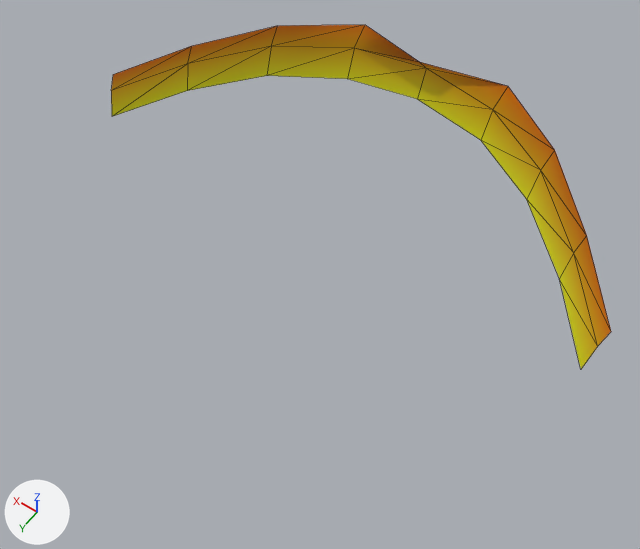
Before and after pictures for a commit that changed the glTF model models/hair/brother_moustache.glb.
Before and after are seen from a 50 mm lens placed at (-0.0489, -0.1037, 1.792), pointed at (-0.0029, -0.1682, 1.6906). Lighting does not change. The marker at lower left points along +X, +Y and +Z. The older version comes first. Mesh edges are drawn as thin lines. Vertices at exactly the same position are counted once.

The first picture shows 'brother_moustache'.
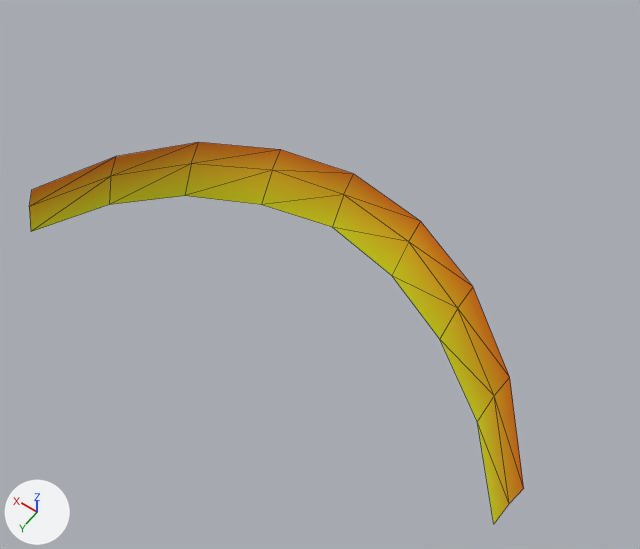
What changed in the scene script:
```text
Change me_brother_moustache:
    remove me_brother_moustache.from_pydata(...)  # 27 vertices, 32 faces; spans x -0.0421..0.0421, y -0.2017..-0.1721, z 1.6952..1.7087
    add me_brother_moustache.from_pydata(...)  # 27 vertices, 32 faces; spans x -0.0424..0.0424, y -0.1807..-0.1517, z 1.686..1.6993
    me_brother_moustache part 1
    me_brother_moustache.vertices[0].co: (-0.0421, -0.1751, 1.7011) -> (-0.0424, -0.155, 1.6919)  # pixel (611, 331) -> pixel (523, 488)
    me_brother_moustache.vertices[1].co: (-0.0416, -0.1736, 1.6992) -> (-0.0418, -0.1532, 1.69)  # pixel (597, 346) -> pixel (509, 503)
    me_brother_moustache.vertices[2].co: (-0.0331, -0.1828, 1.7024) -> (-0.0335, -0.1635, 1.6931)  # pixel (573, 252) -> pixel (494, 395)
    me_brother_moustache.vertices[3].co: (-0.0336, -0.1847, 1.7045) -> (-0.0341, -0.1659, 1.6952)  # pixel (586, 235) -> pixel (509, 377)
    me_brother_moustache.vertices[4].co: (-0.041, -0.1721, 1.6952) -> (-0.0412, -0.1517, 1.686)  # pixel (580, 369) -> pixel (493, 524)
    me_brother_moustache.vertices[5].co: (-0.0327, -0.1814, 1.6981) -> (-0.0329, -0.1614, 1.6889)  # pixel (559, 278) -> pixel (477, 421)
    me_brother_moustache.vertices[6].co: (-0.0233, -0.1917, 1.7046) -> (-0.0234, -0.1711, 1.6955)  # pixel (540, 170) -> pixel (457, 308)
    me_brother_moustache.vertices[7].co: (-0.0238, -0.1942, 1.7068) -> (-0.0239, -0.1739, 1.6976)  # pixel (554, 150) -> pixel (473, 286)
    me_brother_moustache.vertices[8].co: (-0.023, -0.1899, 1.7001) -> (-0.0229, -0.1683, 1.6912)  # pixel (526, 199) -> pixel (439, 339)
    me_brother_moustache.vertices[9].co: (-0.0121, -0.1983, 1.7051) -> (-0.0121, -0.1768, 1.6961)  # pixel (492, 109) -> pixel (408, 241)
    me_brother_moustache.vertices[10].co: (-0.0124, -0.2017, 1.7073) -> (-0.0123, -0.1793, 1.6983)  # pixel (508, 86) -> pixel (420, 221)
    me_brother_moustache.vertices[11].co: (-0.012, -0.1964, 1.7004) -> (-0.0118, -0.1734, 1.6917)  # pixel (480, 140) -> pixel (391, 275)
    me_brother_moustache.vertices[12].co: (0.0, -0.1996, 1.706) -> (0.0, -0.1782, 1.697)  # pixel (426, 68) -> pixel (343, 194)
    me_brother_moustache.vertices[13].co: (0.0, -0.1973, 1.7087) -> (0.0, -0.1807, 1.6993)  # pixel (419, 62) -> pixel (353, 173)
    me_brother_moustache.vertices[14].co: (0.0, -0.1978, 1.7013) -> (0.0, -0.1753, 1.6925)  # pixel (417, 99) -> pixel (332, 227)
    me_brother_moustache.vertices[15].co: (0.0121, -0.1983, 1.7051) -> (0.0121, -0.1768, 1.6961)  # pixel (354, 48) -> pixel (272, 170)
    me_brother_moustache.vertices[16].co: (0.0124, -0.2017, 1.7073) -> (0.0123, -0.1793, 1.6983)  # pixel (365, 24) -> pixel (280, 149)
    me_brother_moustache.vertices[17].co: (0.012, -0.1964, 1.7004) -> (0.0118, -0.1734, 1.6917)  # pixel (347, 79) -> pixel (261, 204)
    me_brother_moustache.vertices[18].co: (0.0233, -0.1917, 1.7046) -> (0.0234, -0.1711, 1.6955)  # pixel (271, 46) -> pixel (191, 163)
    me_brother_moustache.vertices[19].co: (0.0238, -0.1942, 1.7068) -> (0.0239, -0.1739, 1.6976)  # pixel (277, 25) -> pixel (198, 142)
    me_brother_moustache.vertices[20].co: (0.023, -0.1899, 1.7001) -> (0.0229, -0.1683, 1.6912)  # pixel (266, 75) -> pixel (184, 195)
    me_brother_moustache.vertices[21].co: (0.0331, -0.1828, 1.7024) -> (0.0335, -0.1635, 1.6931)  # pixel (187, 63) -> pixel (110, 176)
    me_brother_moustache.vertices[22].co: (0.0336, -0.1847, 1.7045) -> (0.0341, -0.1659, 1.6952)  # pixel (191, 46) -> pixel (116, 156)
    me_brother_moustache.vertices[23].co: (0.0327, -0.1814, 1.6981) -> (0.0329, -0.1614, 1.6889)  # pixel (187, 90) -> pixel (109, 204)
    me_brother_moustache.vertices[24].co: (0.0416, -0.1736, 1.6992) -> (0.0418, -0.1532, 1.6901)  # pixel (111, 90) -> pixel (29, 206)
    me_brother_moustache.vertices[25].co: (0.0421, -0.1751, 1.7011) -> (0.0424, -0.155, 1.6919)  # pixel (113, 74) -> pixel (31, 189)
    me_brother_moustache.vertices[26].co: (0.041, -0.1721, 1.6952) -> (0.0412, -0.1517, 1.686)  # pixel (111, 116) -> pixel (30, 231)
```

Location of each change, (x1, y1, x2, y2) in pixels of the pictures (640 x 549 px):
'brother_moustache', reshaped (11% taller)
    before: (111, 25, 611, 369)
    after: (29, 142, 524, 524)
